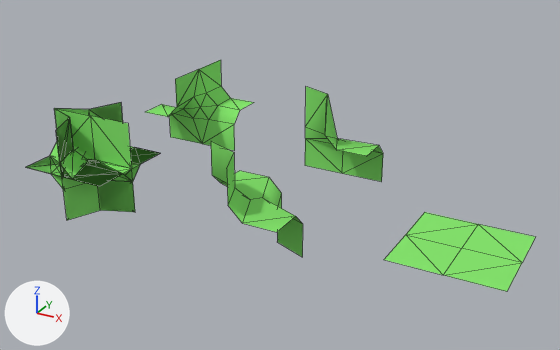
One commit to the Blender file datas/meshes/round-smooth-chunck-parts-lod-1.blend: the scene before it, then after it.
One viewpoint serves both versions: a 50 mm lens placed at (5.43, -5.76, 3.18), pointed at (1.8, 0.83, -0.11). The axes (+X, +Y, +Z) are drawn at lower left. The lights are the same throughout. Mesh edges are drawn as thin lines.

The first picture shows '10100000', '10101000', '11000000', '11000001', '11000110', '11001000', '11001100', '11011000', '11110000', '11111000'.
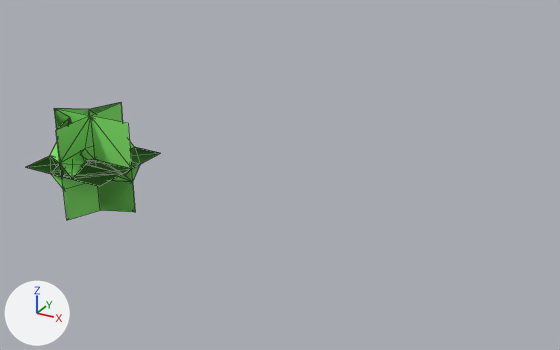
Boxes (x1, y1, x2, y2) around the edits, measured in the pictures (560 x 350 px):
'11110000', moved
    before: (384, 212, 535, 291)
    after: (30, 160, 128, 185)
'11000110', moved
    before: (146, 60, 254, 151)
    after: (50, 103, 139, 173)
'11011000', moved
    before: (211, 141, 303, 257)
    after: (54, 108, 119, 186)
'11001000', moved
    before: (305, 86, 383, 182)
    after: (55, 112, 132, 181)
'11111000', unchanged, covered by the edit
    before: (54, 110, 160, 182)
    after: (54, 110, 160, 178)

Patch to the scene script:
```diff
--- a/datas/meshes/round-smooth-chunck-parts-lod-1.blend.py
+++ b/datas/meshes/round-smooth-chunck-parts-lod-1.blend.py
@@ ob_11110000 @@
 ob_11110000 = bpy.data.objects.new('11110000', me_11110000)
-ob_11110000.location = (4.0, 0.0, 0.0)
+ob_11110000.location = (0.0, 0.0, 0.0)
@@ ob_11001000 @@
 ob_11001000 = bpy.data.objects.new('11001000', me_10000000_010)
-ob_11001000.location = (2.0, 2.0, 0.0)
+ob_11001000.location = (0.0, 0.0, 0.0)
@@ ob_11000110 @@
 ob_11000110 = bpy.data.objects.new('11000110', me_10000000_021)
-ob_11000110.location = (0.0, 2.0, 0.0)
+ob_11000110.location = (0.0, 0.0, 0.0)
@@ ob_11011000 @@
 ob_11011000 = bpy.data.objects.new('11011000', me_10000000_023)
-ob_11011000.location = (2.0, 0.0, 0.0)
+ob_11011000.location = (0.0, 0.0, 0.0)
```
